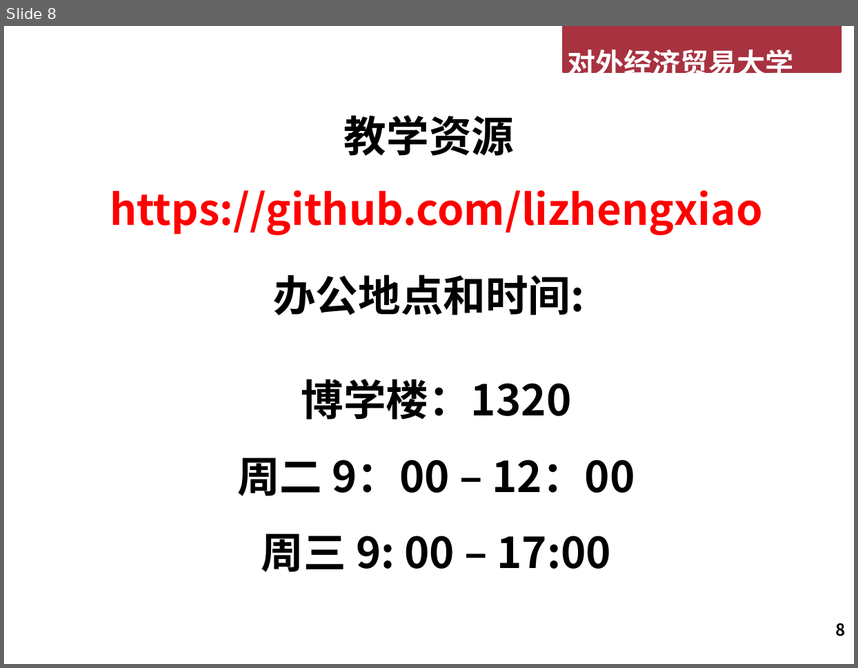
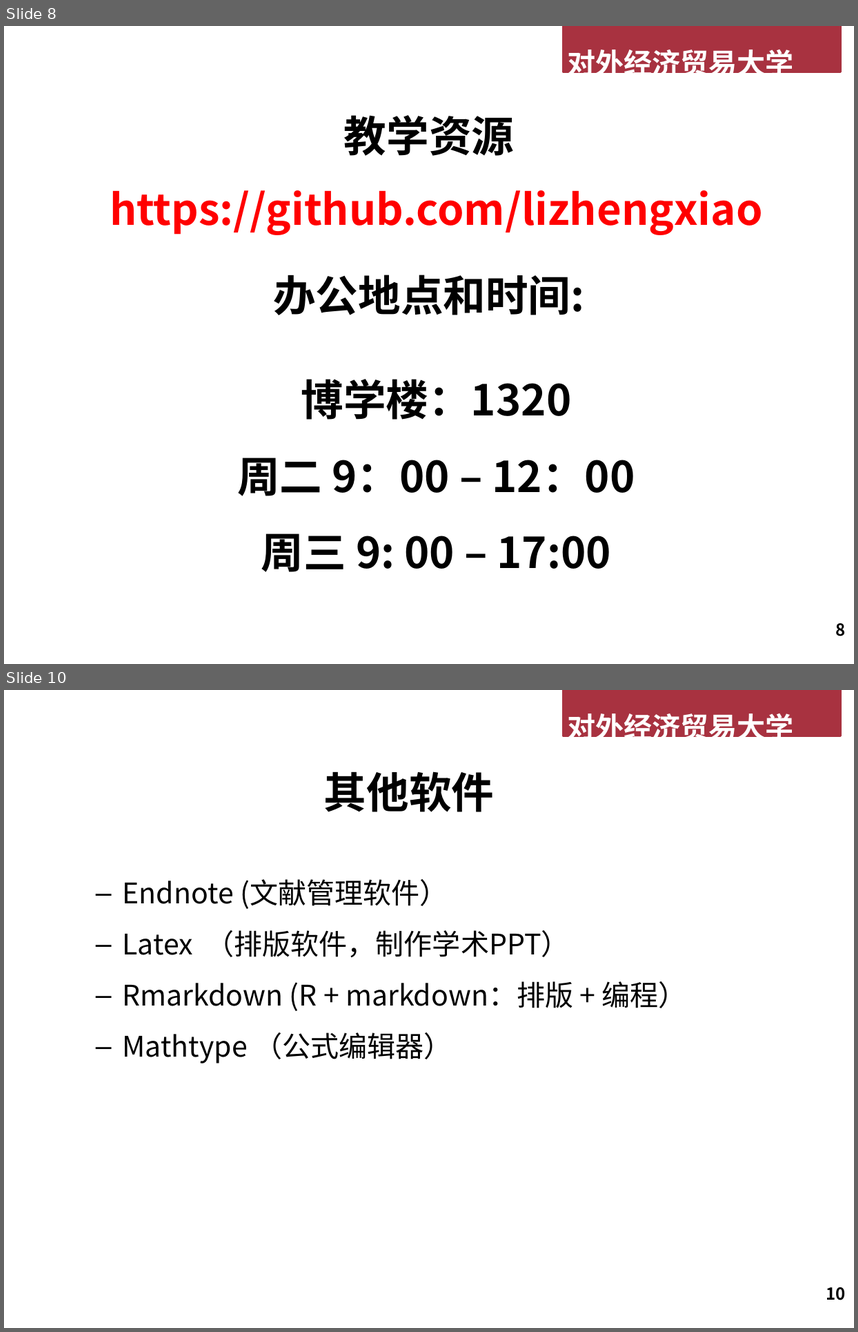
Before and after one commit to lizhengxiao/Non-life-Insurance-Ratemaking, a slide deck: Lectures/01 课程简介.pptx. Shown one above the other, each under a label of ours: slide 8 before the commit, slides 8 and 10 after it; the slides between them are not shown. The pictures are 858x668 and 858x1332 pixels, drawn with LibreOffice and Linux fonts; fonts in the diff are those of the drawing; background and template pictures are left out. Boxes give left, top, right and bottom in pixels: in the first picture for what was removed or moved away, otherwise in the second. Text is boxed around its words. In the diff, an @@ line names an element or a change of style, - is before the commit and + after.

```diff
--- a/Lectures/01 课程简介.pptx
+++ b/Lectures/01 课程简介.pptx
@@ slide 10 added at <box>4,690,854,1328</box>, background #FFFFFF; not listed: 2 template elements that a slide beside it also shows @@
@@ text added at <box>324,771,494,812</box>, 36 pt, text #000000, bold @@
+其他软件
@@ text added at <box>123,879,687,1063</box>, 24 pt, text #000000 @@
+  – Endnote (文献管理软件）
+  – Latex （排版软件，制作学术PPT）
+  – Rmarkdown (R + markdown：排版 + 编程）
+  – Mathtype （公式编辑器）
@@ page number added at <box>826,1287,845,1300</box>, 14 pt, text #000000 @@
+10
```
Also in this commit, not shown: 2 slides changed, 2 other files.
